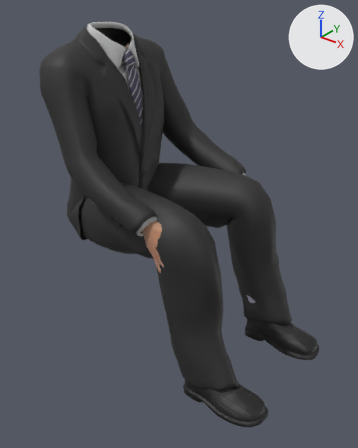
Before and after pictures for a commit that changed the FBX model Art/Blender/OfficeWorker/Exports/SM_OfficeWorker_Body.fbx.
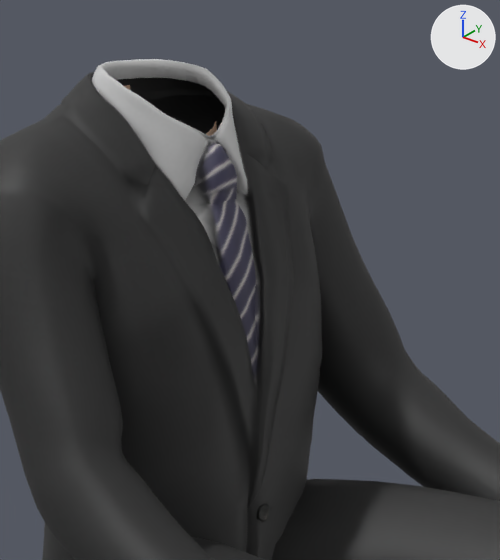
Each version appears first whole from a camera (50 mm lens) standing at (1.122, -1.182, -0.011) and looking at (0.201, -0.032, -0.724), and next in a close-up on the part from 16% to 63% of the width and 0% to 42% of the height. Every picture has the same lights, and +X, +Y and +Z are marked at upper right. The last two pictures show the newer version.

Script lines for the objects in view, before the commit:
```python
me_sm_officeworker_body_mesh = bpy.data.meshes.new('SM_OfficeWorker_Body_Mesh')
me_sm_officeworker_body_mesh.from_pydata(...)  # 12865 vertices, 12588 faces; spans x -0.264..0.648, y -0.292..0.29, z -1.206..-0.123
# faces by material slot: [3450, 7478, 1660]
me_sm_officeworker_body_mesh.materials.append(mat_skin)  # picture img_t_officeworker_skin_png
me_sm_officeworker_body_mesh.materials.append(mat_suit)  # picture img_t_officeworker_suit_png
me_sm_officeworker_body_mesh.materials.append(mat_shoes)  # picture img_t_officeworker_shoes_png
ob_sm_officeworker_body = bpy.data.objects.new('SM_OfficeWorker_Body', me_sm_officeworker_body_mesh)
ob_sm_officeworker_body.location = (0.0, 0.0, 0.0)
```
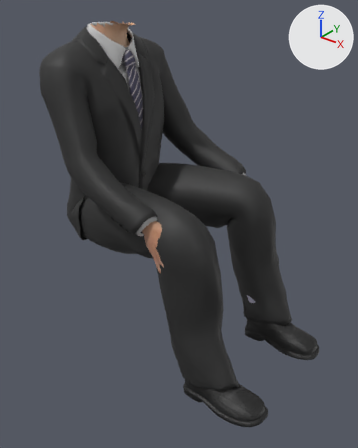
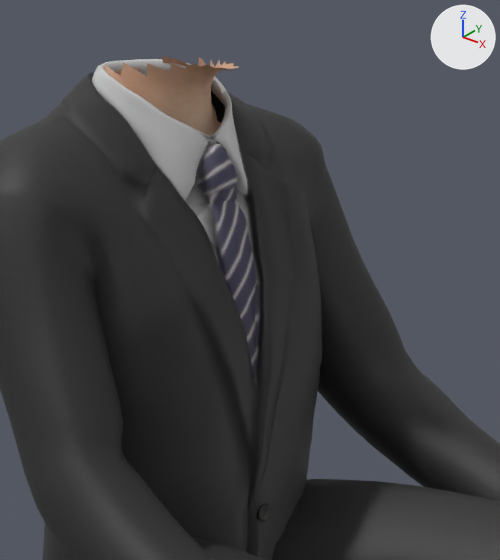
The change in detail:
me_sm_officeworker_body_mesh is used by ob_sm_officeworker_body; location (0.0, 0.0, 0.0).
me_sm_officeworker_body_mesh had 12865 vertices, 12588 faces and spanned x -0.264..0.648, y -0.292..0.29, z -1.206..-0.123.
me_sm_officeworker_body_mesh now has 13209 vertices, 12876 faces and spans x -0.264..0.648, y -0.292..0.29, z -1.206..-0.12.
me_sm_officeworker_body_mesh part 1: a new loose piece of 344 vertices spanning x -0.181..0.002, y -0.109..0.109, z -0.259..-0.12, in mat_skin (picture img_t_officeworker_skin_png).

Changed parts and their boxes [x1, y1, x2, y2] in the close-ups (500 x 560 px):
'SM_OfficeWorker_Body', reshaped
    before: [0, 59, 500, 560]
    after: [0, 56, 500, 560]
part 1 of me_sm_officeworker_body_mesh, added (brown)
    after: [105, 56, 239, 134]
